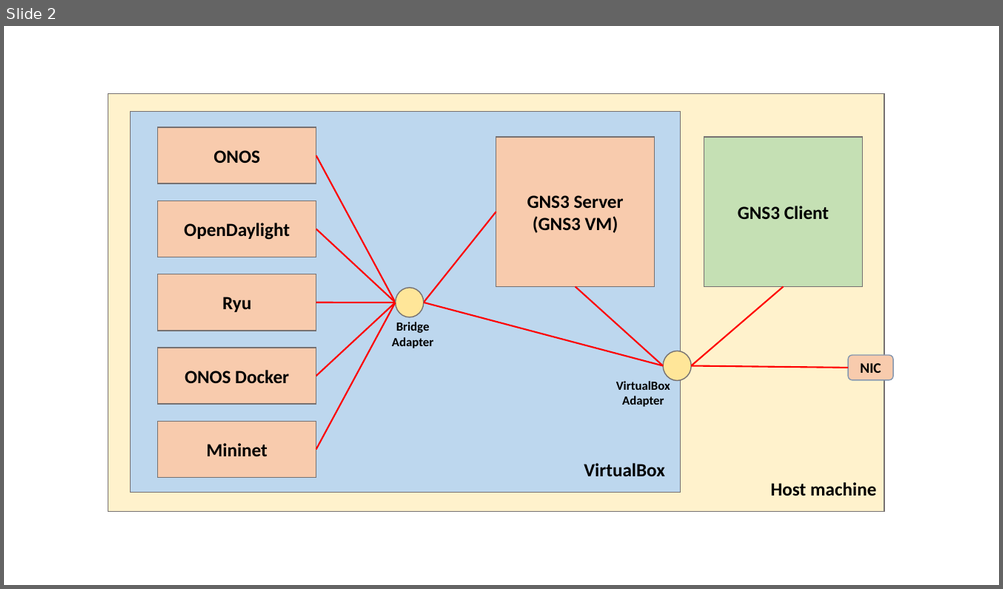
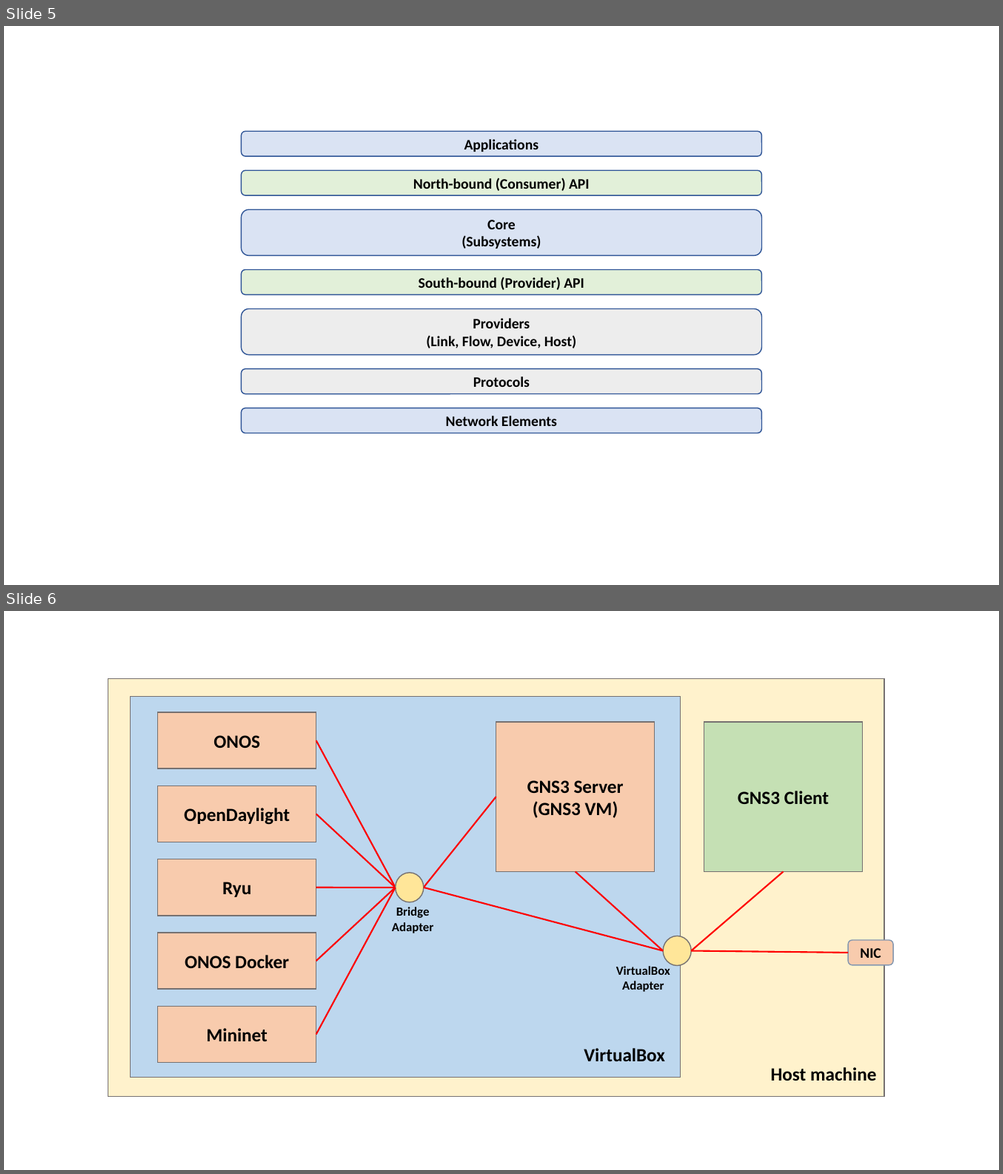
Before and after one commit to harshal-vaze/Software-Defined-Networking-with-ONOS, a slide deck: Content/Diagrams.pptx. Shown one above the other, each under a label of ours: slide 2 before the commit, slides 5 and 6 after it. The pictures are 1003x589 and 1003x1174 pixels, drawn with LibreOffice and Linux fonts; fonts in the diff are those of the drawing. Boxes give left, top, right and bottom in pixels: in the first picture for what was removed or moved away, otherwise in the second. Text is boxed around its words. In the diff, an @@ line names an element or a change of style, - is before the commit and + after.

```diff
--- a/Content/Diagrams.pptx
+++ b/Content/Diagrams.pptx
@@ slide 5 added at [4, 26, 999, 585], background #FFFFFF @@
@@ rounded rectangle added at [242, 131, 761, 156], fill #DAE3F3, outline #2F5597 1 pt, 14 pt, text #000000, bold @@
+Applications
@@ rounded rectangle added at [242, 171, 761, 196], fill #E2F0D9, outline #2F5597 1 pt, 14 pt, text #000000, bold @@
+North-bound (Consumer) API
@@ rounded rectangle added at [242, 210, 761, 256], fill #DAE3F3, outline #2F5597 1 pt, 14 pt, text #000000, bold @@
+Core
+(Subsystems)
@@ rounded rectangle added at [242, 270, 761, 295], fill #E2F0D9, outline #2F5597 1 pt, 14 pt, text #000000, bold @@
+South-bound (Provider) API
@@ rounded rectangle added at [242, 309, 761, 355], fill #EDEDED, outline #2F5597 1 pt, 14 pt, text #000000, bold @@
+Providers
+(Link, Flow, Device, Host)
@@ rounded rectangle added at [242, 369, 761, 395], fill #EDEDED, outline #2F5597 1 pt, 14 pt, text #000000, bold @@
+Protocols
@@ rounded rectangle added at [242, 409, 761, 434], fill #DAE3F3, outline #2F5597 1 pt, 14 pt, text #000000, bold @@
+Network Elements
@@ what was slide 2 is now slide 6 @@
```
Also in this commit, not shown: 7 other slides added, 6 other files.
